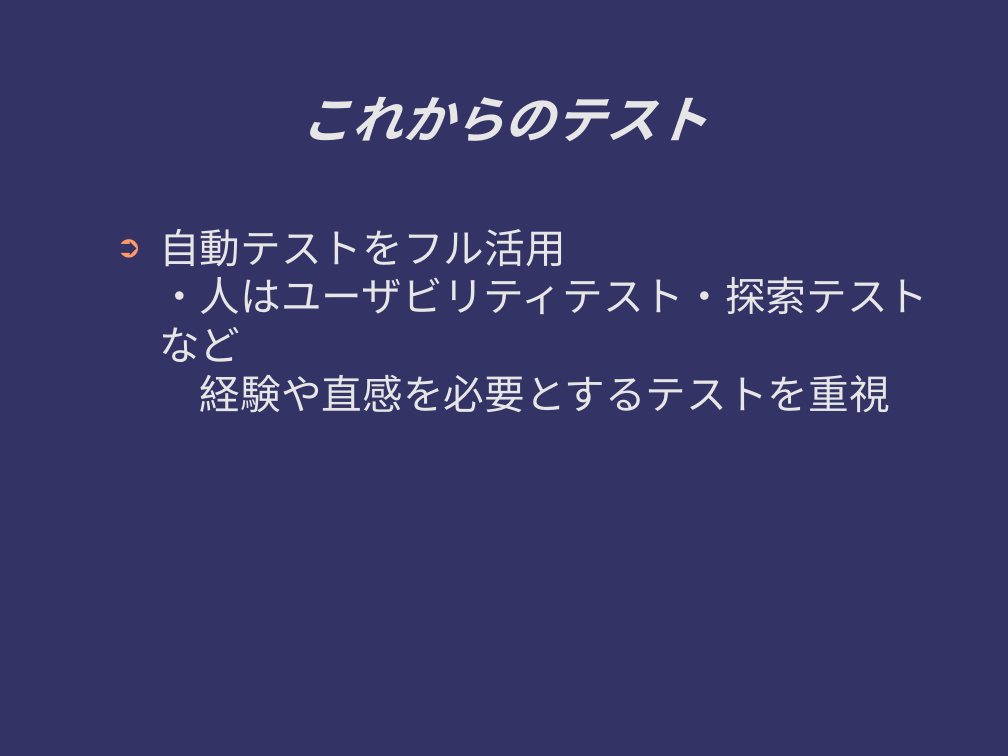
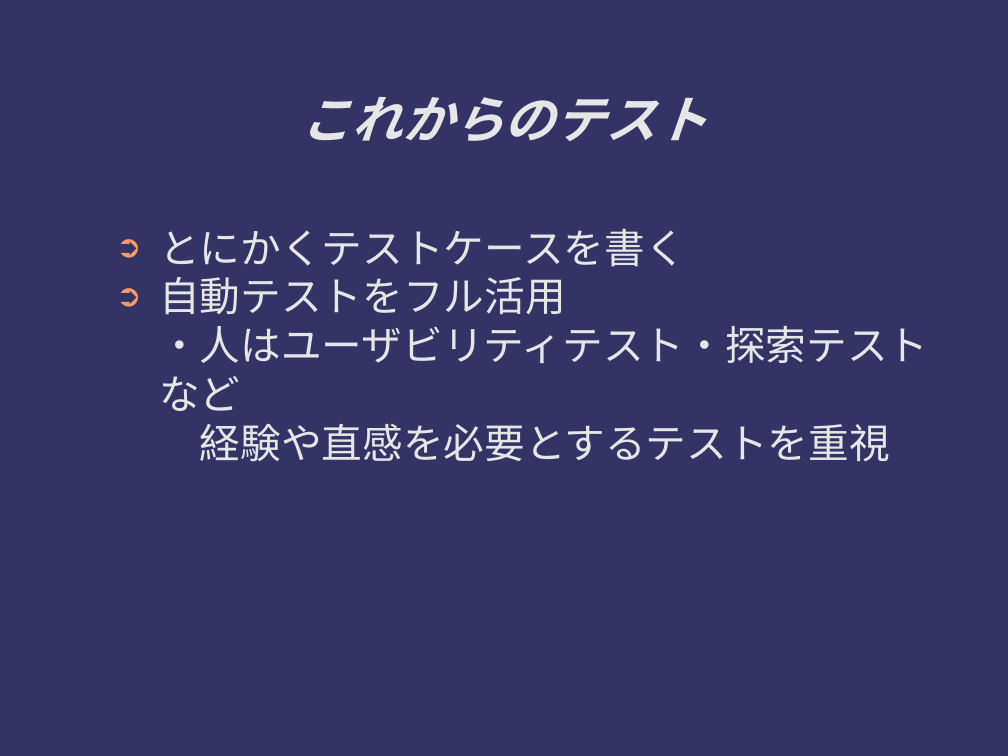
Before and after one commit to ichylinux/daddy, a slide deck: slide 11 of doc/concept.odp. Drawn at 1008x756 pixels with LibreOffice and Linux fonts; fonts in the diff are those of the drawing. Boxes give left, top, right and bottom in pixels: in the first picture for what was removed or moved away, otherwise in the second. Text is boxed around its words. In the diff, an @@ line names an element or a change of style, - is before the commit and + after.

```diff
--- a/doc/concept.odp
+++ b/doc/concept.odp
@@ text at [159, 229, 685, 267]: paragraph added @@
+➲ とにかくテストケースを書く
```
Also in this commit, not shown: 4 other slides changed.
